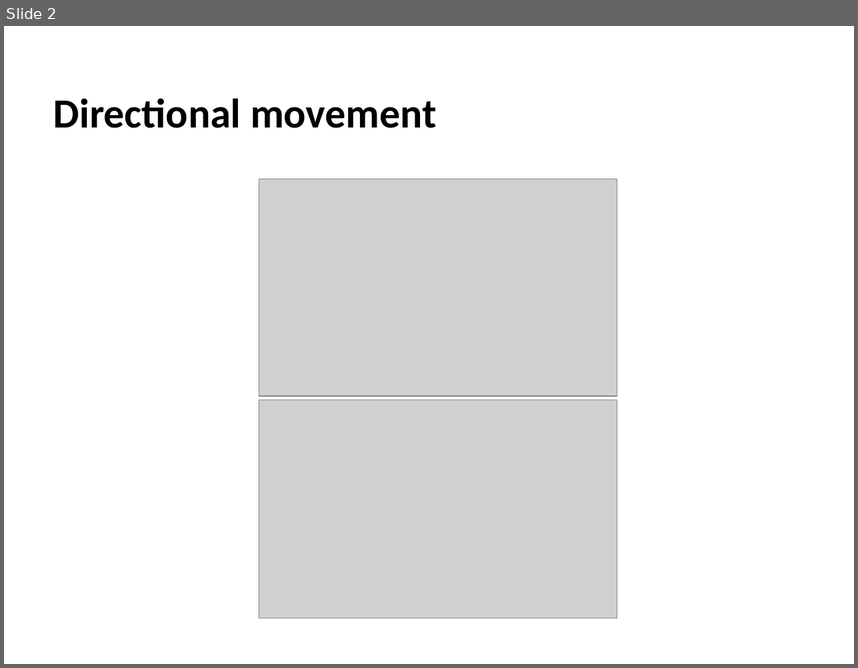
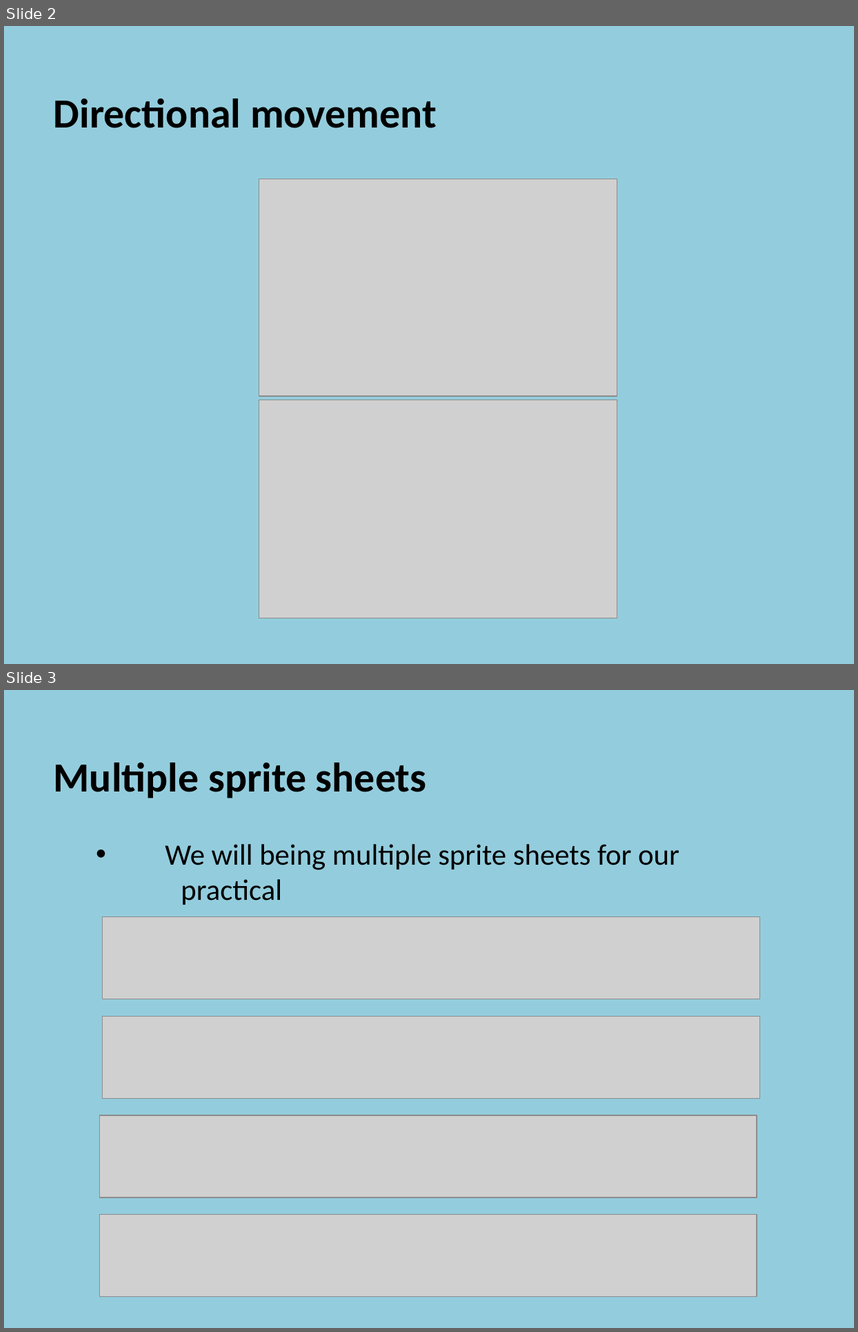
Before and after one commit to szetko/course-materials, a slide deck: Programming 4/05.1 Directional Sprites/05.1 Directional Sprites.pptx. Shown one above the other, each under a label of ours: slide 2 before the commit, slides 2 and 3 after it. The pictures are 858x668 and 858x1332 pixels, drawn with LibreOffice and Linux fonts; fonts in the diff are those of the drawing; grey boxes stand for pictures. Boxes give left, top, right and bottom in pixels: in the first picture for what was removed or moved away, otherwise in the second. Text is boxed around its words. In the diff, an @@ line names an element or a change of style, - is before the commit and + after.

Commit message:
Update 05.1 Directional Sprites PP

```diff
--- a/Programming 4/05.1 Directional Sprites/05.1 Directional Sprites.pptx
+++ b/Programming 4/05.1 Directional Sprites/05.1 Directional Sprites.pptx
@@ slide 3 added at box(4, 690, 854, 1328), background #93CDDD @@
@@ text added at box(54, 762, 680, 905), 25 pt, text #000000 @@
+  Multiple sprite sheets
+    • We will being multiple sprite sheets for our
+    practical
@@ group added at box(99, 917, 760, 1297): 4 pictures @@
@@ slide 2 changed as well @@
@@ background #FFFFFF to #93CDDD @@
```
Also in this commit, not shown: 1 other slide changed, 14 other slides added, 1 slide removed.
